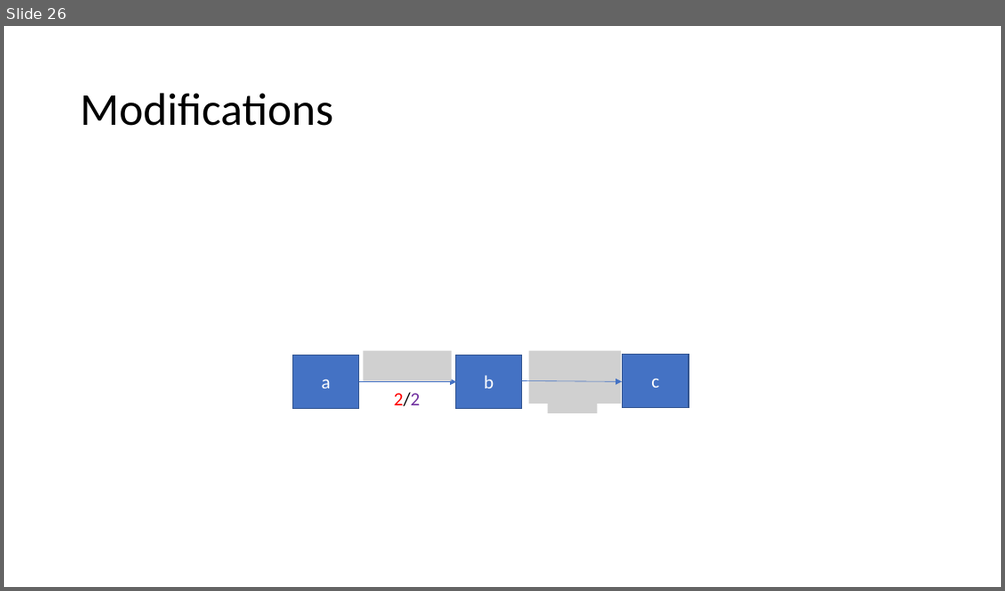
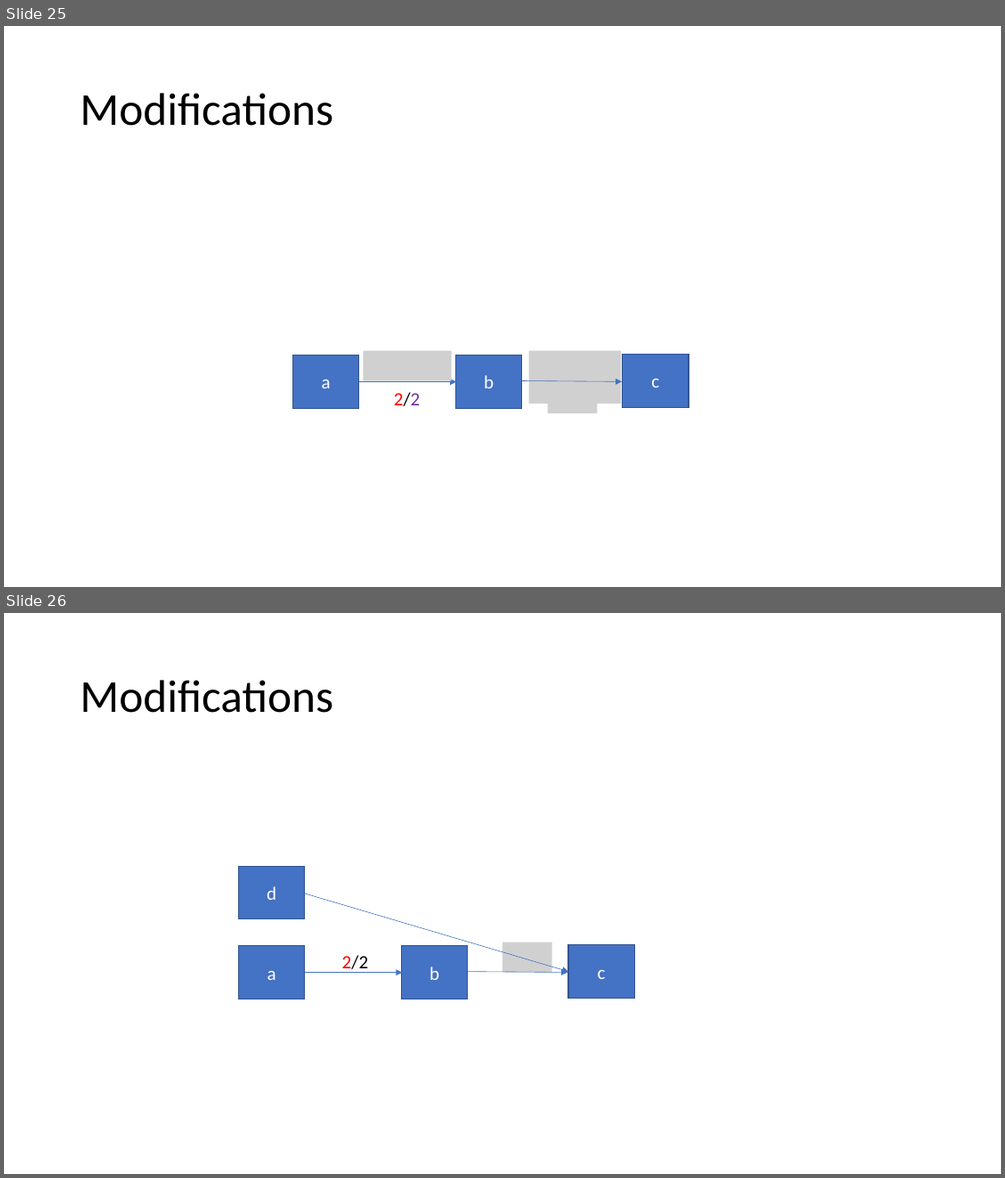
Before and after one commit to Speedphil544/Vortrag, a slide deck: MMCFP.pptx. Shown one above the other, each under a label of ours: slide 26 before the commit, slides 25 and 26 after it. The pictures are 1005x591 and 1005x1178 pixels, drawn with LibreOffice and Linux fonts; fonts in the diff are those of the drawing; grey boxes stand for pictures. Boxes give left, top, right and bottom in pixels: in the first picture for what was removed or moved away, otherwise in the second. Text is boxed around its words. In the diff, an @@ line names an element or a change of style, - is before the commit and + after.

```diff
--- a/MMCFP.pptx
+++ b/MMCFP.pptx
@@ slide 26 added at [4, 613, 1001, 1174], background #FFFFFF @@
@@ title added at [80, 680, 333, 713], 44 pt, text #000000 @@
+Modifications
@@ rectangle added at [239, 867, 305, 919], fill #4472C4, outline #325491 1 pt, 18 pt, text #FFFFFF @@
+d
@@ arrow added from (305, 893) to (568, 971), #4472C4 0.5 pt @@
@@ rectangle added at [239, 946, 305, 999], fill #4472C4, outline #325491 1 pt, 18 pt, text #FFFFFF @@
+a
@@ text added at [342, 955, 368, 973], 18 pt, text #000000 @@
+2/2
@@ rectangle added at [402, 946, 468, 999], fill #4472C4, outline #325491 1 pt, 18 pt, text #FFFFFF @@
+b
@@ picture added at [502, 942, 552, 972] @@
@@ rectangle added at [568, 945, 634, 998], fill #4472C4, outline #325491 1 pt, 18 pt, text #FFFFFF @@
+c
@@ arrow added from (305, 973) to (402, 973), #4472C4 0.5 pt @@
@@ arrow added from (468, 971) to (568, 972), #4472C4 0.5 pt @@
@@ what was slide 26 is now slide 25 @@
```
Also in this commit, not shown: 2 slides changed, 2 other slides added, 3 slides removed.
